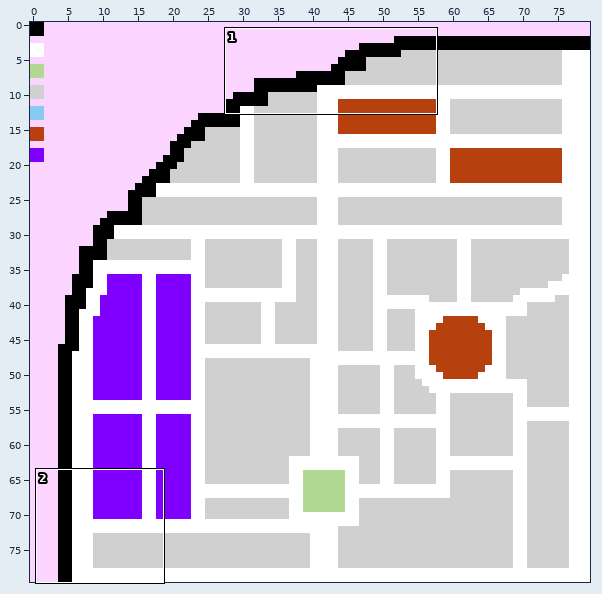
One commit to this Tiled map: Resources/Levels/Radme/Cal/Blueprints/Global.tmx. The picture above shows the old version from afar; the outline marks the close-up.
Close-up. As it was:
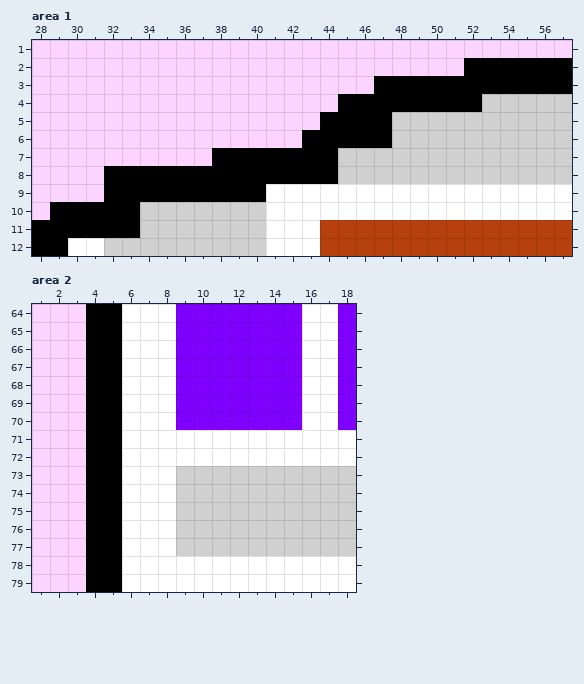
Cells are 32x32 px. Shown: area 1 x 28..57, y 1..12; area 2 x 1..18, y 64..79. The commit also changed other parts of the map, which this record leaves out.
New version:
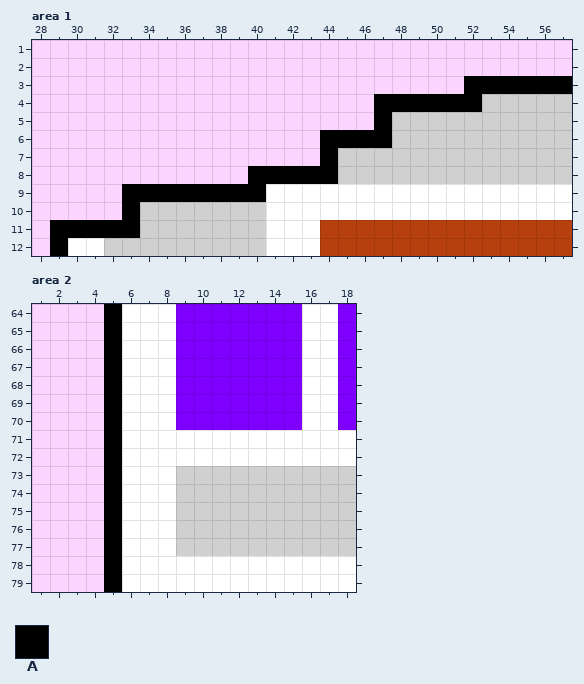
Key: from "Miky Blue Print": A 4 "black".
_ is an empty cell.
The exact change:
Layer "Livello tile 1", area 1:
y 2: x 52..57 AAAAAA -> ______
y 3: x 47..51 AAAAA -> _____
y 4: x 45..46 AA -> __
y 5: x 44..46 AAA -> ___
y 6: x 43 A -> _
y 7: x 38..43 AAAAAA -> ______
y 8: x 32..39 AAAAAAAA -> ________
y 9: x 32 A -> _
y 10: x 29..32 AAAA -> ____
y 11..12: x 28 A -> _
Layer "Livello tile 1", area 2:
y 64..79: x 4 A -> _
